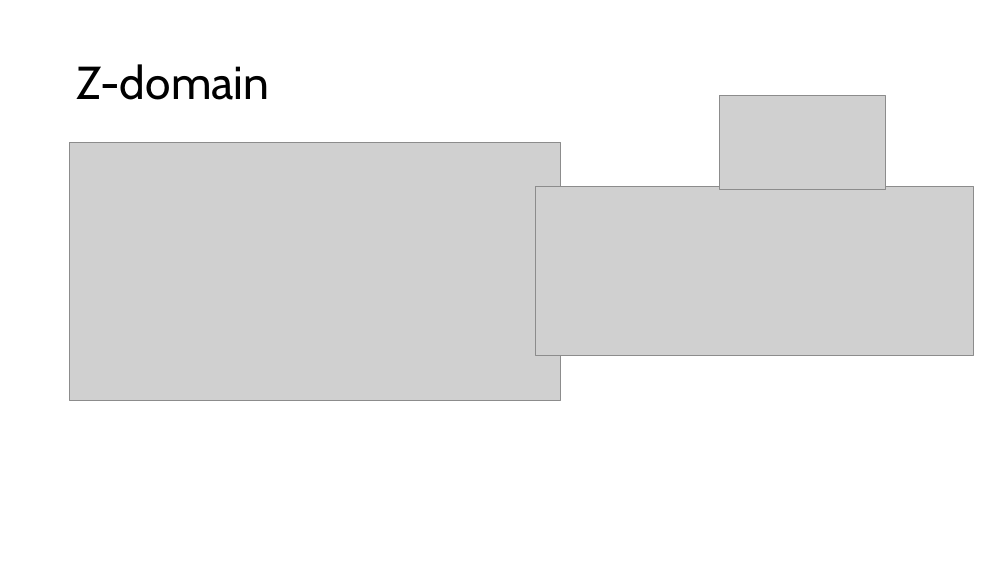
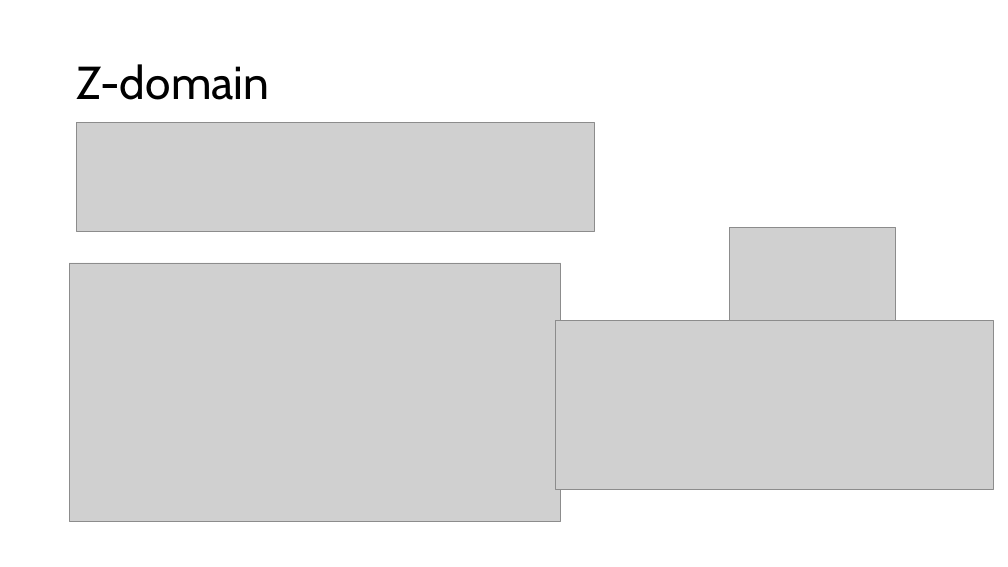
Before and after one commit to Mikkelnn/ESD5-Courses, a slide deck: slide 4 of DSP/MIkkel-PowerPoints/DSP-01-IIR_Impuls-invairiant.pptx. Drawn at 1008x567 pixels with LibreOffice and Linux fonts; fonts in the diff are those of the drawing; grey boxes stand for pictures. Boxes give left, top, right and bottom in pixels: in the first picture for what was removed or moved away, otherwise in the second. Text is boxed around its words. In the diff, an @@ line names an element or a change of style, - is before the commit and + after.

```diff
--- a/DSP/MIkkel-PowerPoints/DSP-01-IIR_Impuls-invairiant.pptx
+++ b/DSP/MIkkel-PowerPoints/DSP-01-IIR_Impuls-invairiant.pptx
@@ picture added at (x1=76, y1=123, x2=594, y2=231) @@
@@ picture moved from (x1=719, y1=96, x2=885, y2=189) to (x1=730, y1=228, x2=895, y2=321) @@
@@ picture moved from (x1=69, y1=142, x2=561, y2=401) to (x1=69, y1=263, x2=561, y2=522) @@
@@ picture moved from (x1=535, y1=187, x2=974, y2=355) to (x1=555, y1=321, x2=994, y2=489) @@
```
Also in this commit, not shown: 6 other files.
